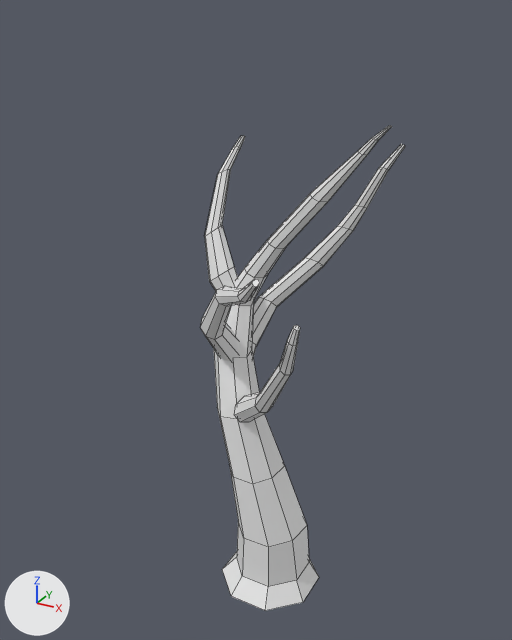
The FBX model Blender/Jakub/Export/SM_BihSTree.fbx, before and after one commit.
Before and after are seen from a 50 mm camera at (10.4, -20.2, 19.8) aimed at (-1.0, 0.5, 9.5). Arrows for +X, +Y and +Z are at lower left; the lights stay in place. Mesh edges are drawn as thin lines.

The scene before the commit, as lines of its bpy script (objects in view):
```python
me_sm_bihstree = bpy.data.meshes.new('SM_BihSTree')
me_sm_bihstree.from_pydata(...)  # 296 vertices, 261 faces; spans x -3.8..3.3, y -1.4..16.6, z -5.8..4.3
me_sm_bihstree.materials.append(mat_bih)  # its picture is missing
ob_sm_bihstree = bpy.data.objects.new('SM_BihSTree', me_sm_bihstree)
ob_sm_bihstree.location = (0.0, 0.0, 0.0)
ob_sm_bihstree.rotation_euler = (1.571, 0.0, 0.0)  # degrees (90, 0, 0)
```
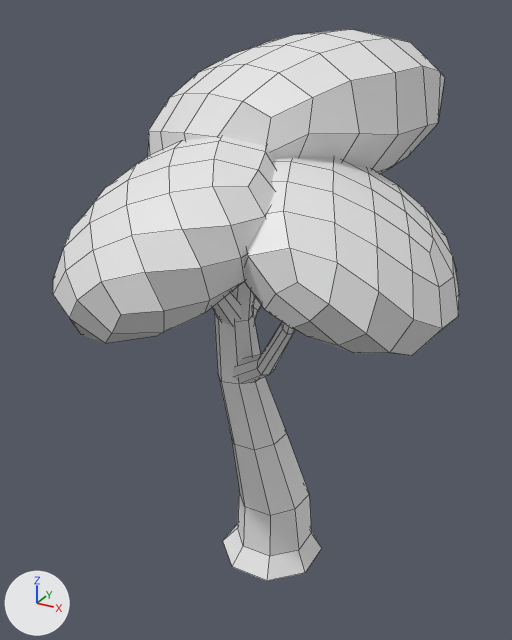
Pixel boxes (x1, y1, x2, y2) of what changed, in the pictures (512 x 640 px; the box of a moved part takes in the faces that stretch with it):
'SM_BihSTree', reshaped, turned: before (200, 125, 405, 611); after (53, 29, 459, 581)
part 1 of me_sm_bihstree, moved or reshaped: before (214, 125, 392, 611); after (214, 282, 322, 581)
part 2 of me_sm_bihstree, moved or reshaped (not visible afterwards): before (204, 136, 245, 291)
part 3 of me_sm_bihstree, moved or reshaped: before (252, 144, 405, 357); after (253, 295, 261, 322)
part 4 of me_sm_bihstree, moved or reshaped: before (200, 279, 260, 362); after (212, 291, 241, 325)
part 5 of me_sm_bihstree, added: after (148, 29, 445, 174)
part 6 of me_sm_bihstree, added: after (244, 157, 459, 355)
part 7 of me_sm_bihstree, added: after (53, 136, 276, 343)
part 8 of me_sm_bihstree, added: after (233, 322, 295, 384)
part 9 of me_sm_bihstree, deleted: before (235, 325, 300, 422)

Edits to the bpy script that builds the scene:
```text
Add mat_trunk:
    mat_trunk = principled_material('Trunk')
    mat_trunk.base_color = (0.8, 0.8, 0.8)  # white #e7e7e7
Change me_sm_bihstree:
    used by ob_sm_bihstree; location = (0.0, 0.0, 0.0); rotation_euler = (1.571, 0.0, 0.0), in degrees (90, 0, 0)
    remove me_sm_bihstree.from_pydata(...)  # 296 vertices, 261 faces; spans x -3.8..3.3, y -1.4..16.6, z -5.8..4.3
    add me_sm_bihstree.from_pydata(...)  # 645 vertices, 604 faces; spans x -6.2..6.3, y -7.0..8.5, z 0.0..19.2
    me_sm_bihstree part 1: the loose piece of 104 vertices spanning x -2.7..3.3, y -1.4..16.6, z -1.8..1.9 is turned 90 degrees about the x axis through its middle, then moved by (0.0, -7.6, 8.9), in mat_trunk (white #e7e7e7)
    me_sm_bihstree part 2: the loose piece of 48 vertices spanning x -3.8..-1.8, y 9.5..15.4, z -4.0..-0.6 is turned 90 degrees about the x axis through its middle, then moved by (0.0, -10.1, 16.2), in mat_trunk (white #e7e7e7)
    me_sm_bihstree part 3: the loose piece of 64 vertices spanning x -2.6..2.4, y 6.8..15.3, z -5.8..-0.6 is turned 90 degrees about the x axis through its middle, then moved by (0.0, -7.8, 15.6), in mat_trunk (white #e7e7e7)
    me_sm_bihstree part 4: the loose piece of 40 vertices spanning x -2.6..1.7, y 7.8..13.0, z -0.8..4.3 is turned 90 degrees about the x axis through its middle, then moved by (0.0, -12.1, 10.1), in mat_trunk (white #e7e7e7)
    me_sm_bihstree part 5: a new loose piece of 129 vertices spanning x -6.2..4.0, y -2.1..8.5, z 12.9..19.2, in mat_bih (its picture is missing)
    me_sm_bihstree part 6: a new loose piece of 113 vertices spanning x -1.0..6.3, y -4.7..3.3, z 10.3..15.9, in mat_bih (its picture is missing)
    me_sm_bihstree part 7: a new loose piece of 107 vertices spanning x -5.8..1.8, y -7.0..0.6, z 10.6..16.4, in mat_bih (its picture is missing)
    me_sm_bihstree part 8: a new loose piece of 40 vertices spanning x -1.5..1.9, y -1.9..0.3, z 7.1..12.2, in mat_trunk (white #e7e7e7)
    me_sm_bihstree part 9: the loose piece of 40 vertices spanning x -1.2..1.9, y 5.8..10.8, z -0.1..2.0 is deleted
    add me_sm_bihstree.materials.append(mat_trunk)  # white #e7e7e7
Change ob_sm_bihstree:
    ob_sm_bihstree.rotation_euler: (1.571, 0.0, 0.0) -> (0.0, 0.0, 0.0)  # degrees (90, 0, 0) -> degrees (0, 0, 0)
```
